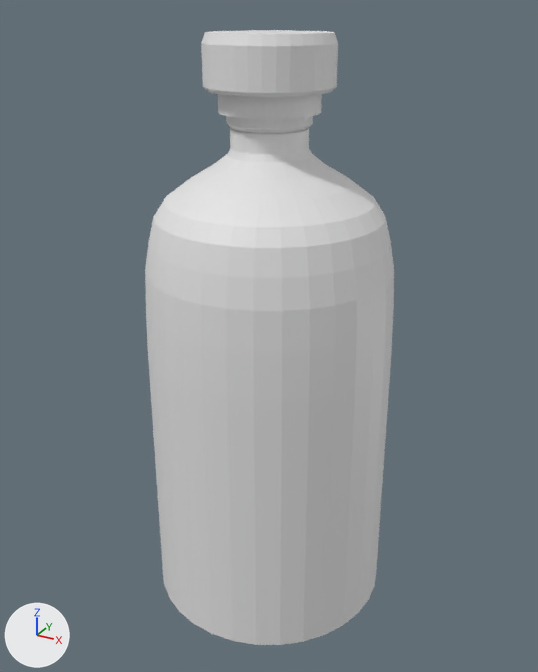
Renders of the Blender file TFG_Unity/Assets/Art/3D Art/Props/BotellaDos.blend from each side of a commit.
Rendered twice from a camera (50 mm lens) standing at (0.306, -0.557, 0.379) and looking at (-0.001, 0.0, 0.1). Lighting does not change. The marker at lower left points along +X, +Y and +Z. The older version comes first.

The first picture shows 'Cylinder', 'Tapa'.
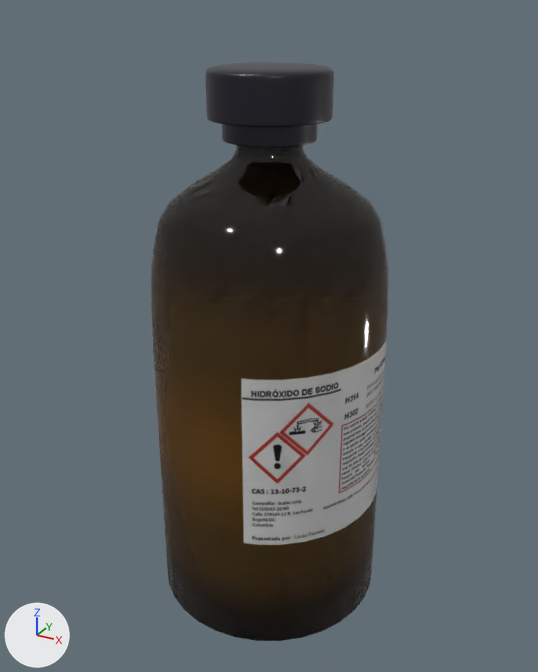
What changed in the scene script:
```text
Add img_basetexture_jpg:
    img_basetexture_jpg = load_image('BaseTexture.jpg', '../../../Materials/BoteBases/BaseTexture.jpg', 1920, 1080, 'sRGB')
Add mat_material_002:
    mat_material_002 = principled_material('Material.002')
    mat_material_002.texture = img_basetexture_jpg
    mat_material_002.roughness = 0.06
    mat_material_002.specular_ior_level = 0.838
Add mat_material_001:
    mat_material_001 = principled_material('Material.001')
    mat_material_001.base_color = (0.00729, 0.00583, 0.0145)  # black #151220
    mat_material_001.roughness = 0.347
Change me_cylinder_001:
    used by ob_cylinder; location = (0.0, 0.0, 0.0)
    remove me_cylinder_001.from_pydata(...)  # 388 vertices, 354 faces; spans x -0.109..0.109, y -0.109..0.109, z -0.165..0.288
    add me_cylinder_001.from_pydata(...)  # 612 vertices, 579 faces; spans x -0.109..0.109, y -0.109..0.109, z -0.165..0.288
    me_cylinder_001 part 1
    32 faces are deleted
    72 vertices are added at x -0.101..0.101, y -0.101..0.101, z -0.165..-0.079
    32 new vertices lie (0.0, 0.0, -0.042) away from vertices in x -0.108..0.108, y -0.108..0.108, z 0.091
    32 new vertices lie (0.0, 0.0, -0.043) away from vertices in x -0.108..0.108, y -0.108..0.108, z 0.049
    32 new vertices lie (0.0, 0.0, -0.043) away from vertices in x -0.108..0.108, y -0.108..0.108, z 0.006
    28 new vertices lie (0.0, 0.0, -0.042) away from vertices in x -0.108..0.108, y -0.108..0.108, z -0.037
    28 new vertices lie (0.0, 0.0, -0.043) away from vertices in x -0.108..0.108, y -0.108..0.108, z -0.079
    257 new faces join them
    me_cylinder_001 part 2: 322 faces spanning x -0.108..0.108, y -0.108..0.108, z 0.091..0.288 switch from no material to mat_material_002 (picture img_basetexture_jpg)
Add me_cylinder:
    me_cylinder.from_pydata(...)  # 231 vertices, 212 faces; spans x -1.0..1.0, y -0.99..1.0, z -1.91..1.25
    me_cylinder.polygons.foreach_set('use_smooth', [True] * 212)
    me_cylinder.materials.append(mat_material_001)  # black #151220
Change ob_cylinder:
    where _m = ob_cylinder.modifiers.new('Solidify', 'SOLIDIFY')
    _m.thickness: 0.005 -> 0.0
Change ob_tapa:
    add ob_tapa.hide_set(True)
Add ob_cylinder_002:
    ob_cylinder_002 = bpy.data.objects.new('Cylinder.002', me_cylinder)
    ob_cylinder_002.location = (0.0, 0.0, 0.315)
    ob_cylinder_002.scale = (0.0524, 0.0524, 0.0188)
    _m = ob_cylinder_002.modifiers.new('Subdivision', 'SUBSURF')
```

What differs and where, as boxes [x1, y1, x2, y2] in the pictures (538 x 672 px):
'Cylinder', reshaped, modifiers changed
    before: [145, 127, 394, 645]
    after: [151, 145, 388, 641]
'Tapa', hidden
    before: [201, 30, 338, 134]
'Cylinder.002', added (black)
    after: [205, 62, 334, 147]
part 1 of me_cylinder_001, cut back
    before: [148, 352, 392, 645]
    after: [153, 353, 386, 641]
part 2 of me_cylinder_001, recoloured
    before: [145, 127, 394, 403]
    after: [151, 145, 388, 400]
